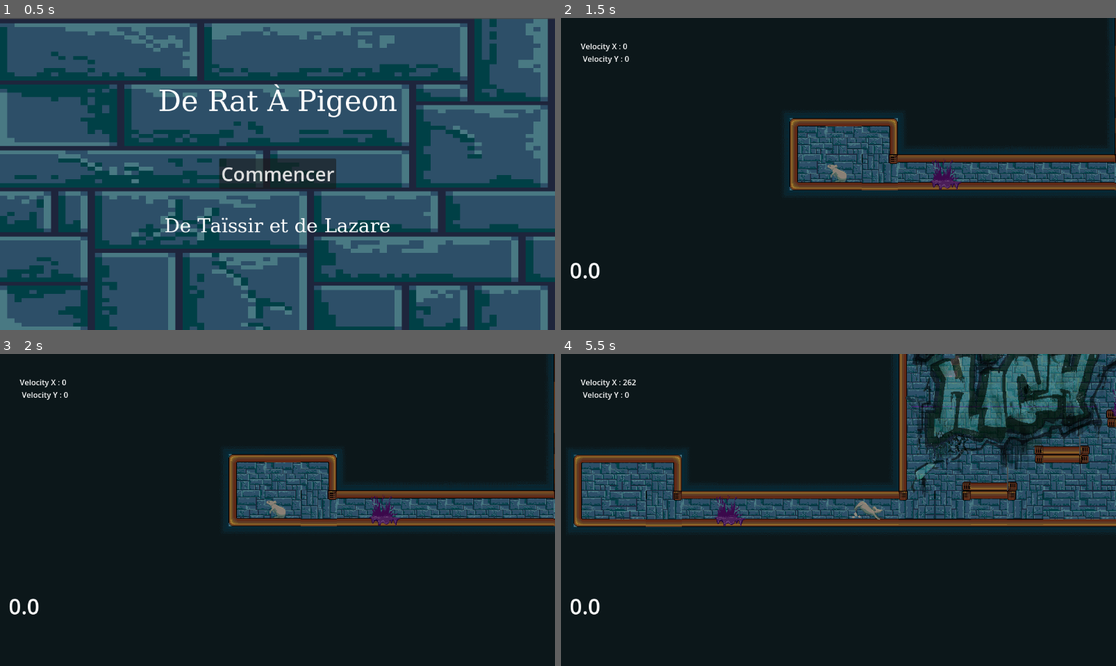
Above: before the commit, frames 1-4 (two rows, left to right).
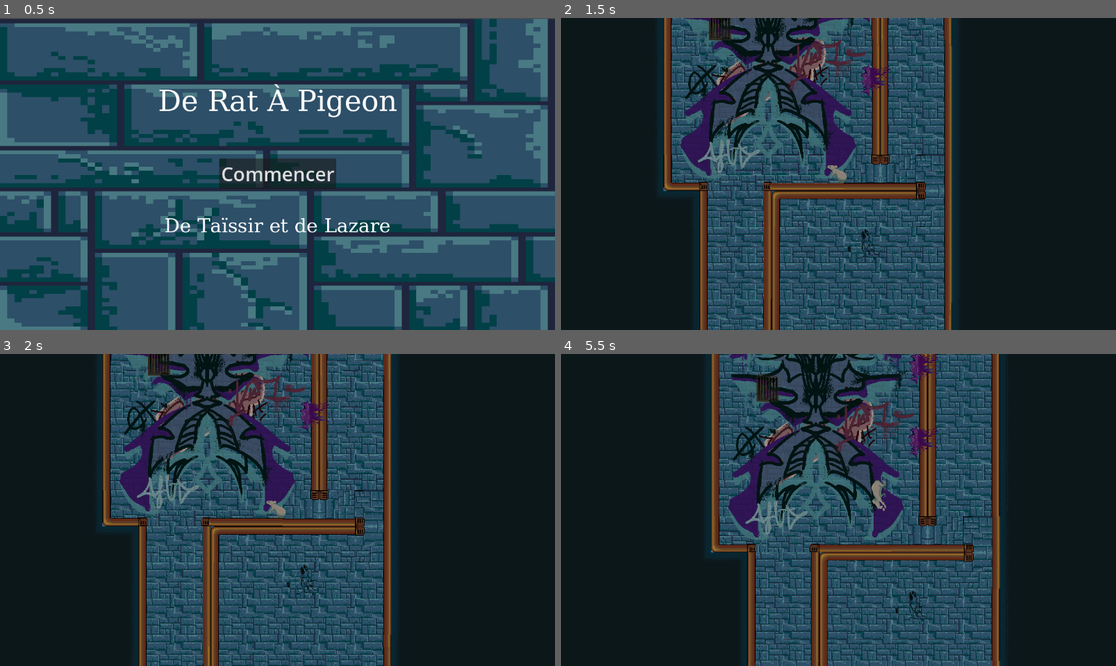
Above: after the commit, the same moments.

Repository: Taissirbw/De-Rat-Pigeon
Game: Godot game, scene res://scenes/ecran_de_demarrage.tscn
Two runs of this game, one before a commit and one after it. Both use one fixed random seed, a clock stepped at 60 frames per second and the inputs below. Sound files missing from this copy of the repository are replaced by a short silence.
Inputs:
- Up to frame 1 (0.5 s): no input
- Up to frame 2 (1.5 s): click "Commencer" at 0.5 s; click "Reprendre" at 1.25 s
- Up to frame 3 (2 s): no input
- Up to frame 4 (5.5 s): tap Enter at 2 s; hold Right (walk_right) 2.03-3.53 s; tap Space (jump) at 2.1, 2.27, 2.57, 2.85, 3.02, 3.32, 3.6, 4.35, 4.52, 4.82, 5.1, 5.27 s; hold Left (walk_left) 3.53-4.28 s; hold Right (walk_right) from 4.28 s (still down)

Frame 1 is identical in both runs. In frame 2, 50% of the frame differs, in the area x 1-100%, y 0-100%; in frame 3, 49%; in frame 4, 59%.

Commit message:
Commentaires du code + minor changes

Diff:
--- a/de-rat-pigeon/scenes/game.tscn
+++ b/de-rat-pigeon/scenes/game.tscn
@@ -103,8 +103,9 @@
 tile_set = ExtResource("3_p57ef")
 
 [node name="Player" parent="." instance=ExtResource("6_j5wjh")]
-position = Vector2(-2536, 986)
+position = Vector2(-399, -1043)
 land_on_floor_sound = ExtResource("6_kvuet")
+WALL_GRIP_COYOTE_TIME = 5.0
 
 [node name="Level" type="Node2D" parent="."]
 
--- a/de-rat-pigeon/scenes/player.tscn
+++ b/de-rat-pigeon/scenes/player.tscn
@@ -574,13 +574,13 @@
 slide_on_ceiling = false
 platform_wall_layers = 1
 script = ExtResource("1_op7ga")
-UseStateMachine = true
 running_sound = ExtResource("2_j2b1d")
 land_on_floor_sound = ExtResource("3_j2b1d")
 wall_touch_sound = ExtResource("2_jc3p3")
 oil_sound = ExtResource("3_hax0n")
 WALL_JUMP_BUFFER_TIME = 1.0
-WALL_CHANGE_COYOTE_TIME = 0.2
+WALL_CHANGE_COYOTE_TIME = 1.0
+WALL_CONTACT_COYOTE_TIME = 1.0
 
 [node name="CollisionShape2D" type="CollisionShape2D" parent="."]
 shape = SubResource("CircleShape2D_e36ub")
@@ -651,7 +651,6 @@
 offset_top = 757.20807
 offset_right = 819.728
 offset_bottom = 831.20807
-text = "gfdsfgfs"
 
 [node name="change_coyote" type="Label" parent="CanvasLayer"]
 offset_left = 18.0
--- a/de-rat-pigeon/scripts/player.gd
+++ b/de-rat-pigeon/scripts/player.gd
@@ -1,12 +1,15 @@
 class_name Player extends CharacterBody2D
 
 @export_category("Debug Tools")
-# Active l'implémentation Machine à etats
-@export var UseStateMachine = false
-# Colore la sprite en fonction de l'état par rapport aux murs
+## Active l'implémentation Machine à etats
+@export var UseStateMachine = true
+## Colore la sprite en fonction de l'état par rapport aux murs
 @export var show_wall_debug = false
-# Imprime les transitions d'états dans la console.
+## Imprime les transitions d'états dans la console.
 @export var print_state_transition = false
+
+## Affiche en jeu les valeur du vecteur vélocité
+@export var show_velocities = false
 
 @export_category("Sounds")
 @export var running_sound:AudioStreamWAV
@@ -44,24 +47,26 @@
 var floor_wall_jump_cpt = MAX_FLOOR_WALL_JUMP
 
 
-# Lorsque le joueur viens d'attérir sur un mur,
-# il a un petit peu de temps avant de subir la gravité à nouveau.
+## Lorsque le joueur viens d'attérir sur un mur,
+## il a un petit peu de temps avant de subir la gravité à nouveau.
 @export var WALL_GRIP_COYOTE_TIME = 0.3
-# Pour wall-jump, il faut un saut enregistré + le joueur change de sens
+## Pour wall-jump, il faut un saut enregistré + le joueur change de sens
 @export var WALL_JUMP_BUFFER_TIME = 0.5 # temps durant lequel un saut est enregistré
-@export var WALL_CHANGE_COYOTE_TIME = 0.1 # temps durant lequel le changement de dir est valable
-
-@export var WALL_CONTACT_COYOTE_TIME:float = 0.2 # record last contact with a wall
-# apres un wall-jump, le joueur ne peut pas ressauter immédiatement.
-@export var WALL_JUMP_LOCK_TIME:float= 0.05
+## temps durant lequel le changement de dir est valable
+@export var WALL_CHANGE_COYOTE_TIME = 0.5
+## Temps de contact au mur max durant lequel on peut resauter.
+@export var WALL_CONTACT_COYOTE_TIME:float = 0.2
+## apres un wall-jump, le joueur ne peut pas ressauter immédiatement.
+@export var WALL_JUMP_LOCK_TIME:float= 0.0
 
 
 
 var wall_grip_coyote:float =0.
 var wall_change_coyote:float = 0.
 var wall_jump_buffer:float = 0.
+## Temps depuis le dernier contact au mur
 var wall_contact_coyote:float = 0.
-
+## Temps depuis le dernier wall jump
 var wall_jump_lock:float = 0.
 
 var look_dir_x:int = 1
@@ -99,14 +104,17 @@
 
 func _ready():
 	state_machine.init(self, UseStateMachine)
-	physic_label.text = "Velocity X : " + str(velocity.x) + "\n Velocity Y : " + str(velocity.y)
-
+	if show_velocities:
+		physic_label.text = "Velocity X : " + str(velocity.x) + "\n Velocity Y : " + str(velocity.y)
+	else:
+		physic_label.visible = false
+		coyote_label.visible=false
 
 func _physics_process(delta):
 
 	# Met à jour l'affichage de la velocité
-	physic_label_update()
-
+	if show_velocities:
+		physic_label_update()
 
 	if show_wall_debug:
 		# Permet de visualiser (en utilisant des couleurs) l'état du joueur :
--- a/de-rat-pigeon/scripts/wall_sliding.gd
+++ b/de-rat-pigeon/scripts/wall_sliding.gd
@@ -105,14 +105,13 @@
 
 			if sign(dir) == sign(player.get_wall_normal().x):
 				player.wall_change_coyote = player.WALL_CHANGE_COYOTE_TIME
-			else:
-				if player.wall_change_coyote > 0.:
+			elif player.wall_change_coyote > 0.:
 					player.wall_change_coyote -= delta
 
 			# Stocke le dernier saut
 			if Input.is_action_just_pressed("jump"):
 				player.wall_jump_buffer = player.WALL_JUMP_BUFFER_TIME
-			else:
+			elif player.wall_jump_buffer >0:
 				player.wall_jump_buffer -= delta
 
 			# Wall jump logic :
@@ -121,7 +120,7 @@
 				# Grand saut vers le mur opposé
 				if player.wall_change_coyote > 0.:
 						#state_print("Jump on wall")
-						var jump = linear_jump(1.25, 1.)
+						var jump = linear_jump(0.25, 1.)
 						player.velocity.y = jump.y
 
 						# Repousse vers la direction opposée au mur
@@ -145,8 +144,9 @@
 			if player.is_on_wall_only():
 				player.wall_contact_coyote = player.WALL_CONTACT_COYOTE_TIME
 				last_wall_dir = player.look_dir_x
-			else:
+			elif player.wall_contact_coyote > 0:
 				player.wall_contact_coyote -= delta
+
 
 			## WALL GRIP
 			# Empeche le joueur de glisser vers le bas lors de l'atterissage
